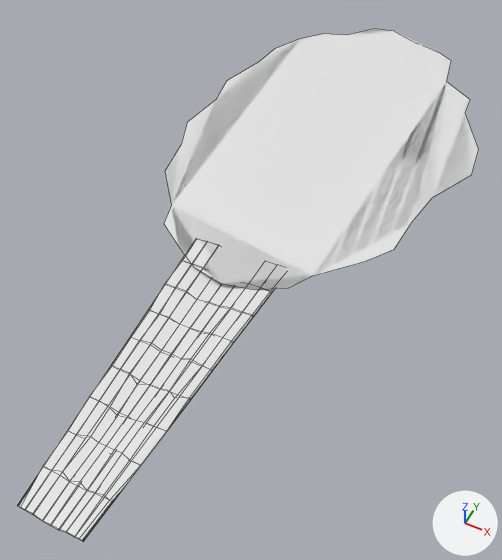
The Blender file working/subahu/Lettuce/Lettuce.blend: old version first, new version second.
Rendered twice from a 50 mm lens placed at (0.23, -0.661, 0.527), pointed at (0.004, -0.209, -0.038). Every picture has the same lights, and +X, +Y and +Z are marked at lower right. Mesh edges are drawn as thin lines.

The first picture shows 'lettuce', 'lettuce.001', 'lettuce.002'.
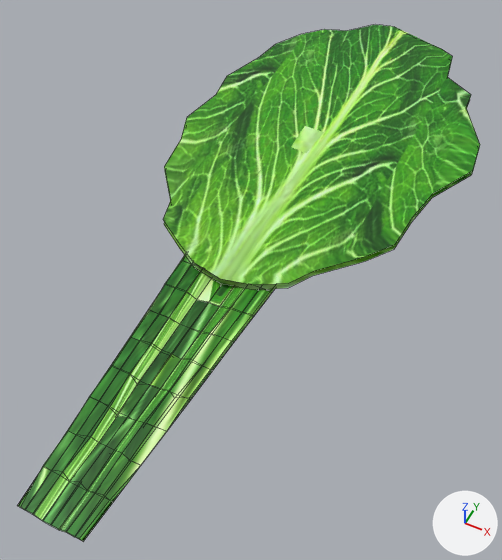
Pixel boxes [x1, y1, x2, y2] of what changed, in the pictures (502 x 560 px; the box of a moved part takes in the faces that stretch with it):
'lettuce', recoloured, mesh moved, surface changed
    before: [164, 29, 477, 289]
    after: [163, 25, 480, 285]
'lettuce.002', recoloured (white to green)
    both: [164, 29, 479, 289]
'lettuce.001', recoloured, surface changed (white to green)
    both: [17, 239, 274, 542]
part 1 of me_circle, moved or reshaped
    before: [164, 29, 477, 289]
    after: [163, 25, 480, 285]

The change in detail:
Picture 'lettuce_texture.jpeg' (img_lettuce_texture_jpeg) is new.
Material 'lettuce_texture.jpeg' (mat_lettuce_texture_jpeg) is new.
Its texture is img_lettuce_texture_jpeg.
me_circle is used by ob_lettuce; location (0.0, 0.0, 0.016); scale (0.29, 0.234, 0.223).
me_circle had 32 vertices, 1 face and spanned x -0.56..0.62, y -1.15..1.15, z -0.04..0.05.
me_circle now has 32 vertices, 1 face and spans x -0.56..0.62, y -1.15..1.15, z -0.01..0.08.
me_circle part 1: the whole mesh is moved by (0.0, 0.0, 0.03).
me_circle part 2: texture (UV) coordinates changed.
me_circle now uses material mat_lettuce_texture_jpeg (picture img_lettuce_texture_jpeg).
me_circle_002 has 32 vertices, 1 face and spans x -0.56..0.62, y -1.15..1.15, z -0.04..0.05.
me_circle_002 now uses material mat_lettuce_texture_jpeg (picture img_lettuce_texture_jpeg).
me_cube_001 has 180 vertices, 178 faces and spans x -1.0..1.0, y -0.83..1.0, z -7.62..0.43.
me_cube_001 is used by ob_lettuce_001; parent ob_lettuce; location (0.0, -1.774, 0.0); scale (0.241, 0.775, 0.00552).
me_cube_001 part 3: texture (UV) coordinates changed.
me_cube_001 now uses material mat_lettuce_texture_jpeg (picture img_lettuce_texture_jpeg).
